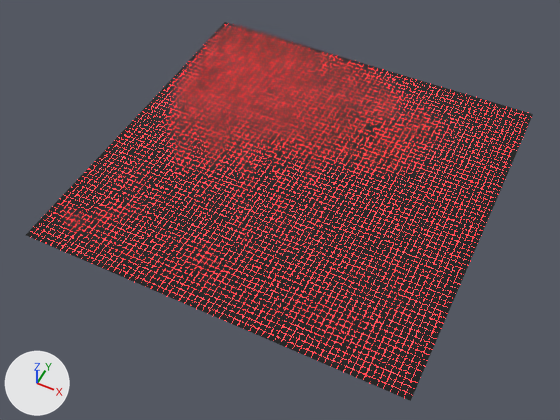
The glTF model public/gridPlane.glb, before and after one commit.
The view is the same before and after, from a 50 mm camera at (12.1, -26.3, 29.2) aimed at (0.2, -2.5, -0.5). The lights are fixed; the arrows at lower left show +X, +Y and +Z. Vertices at the same position are counted once.
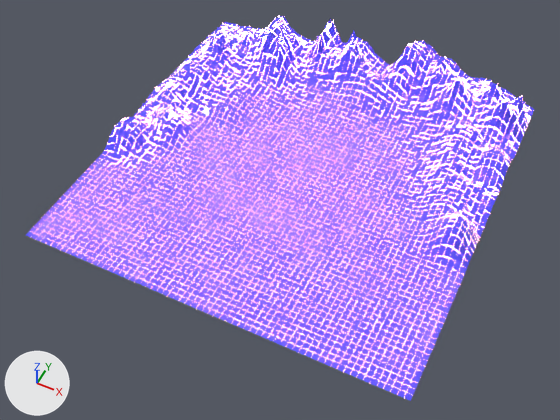
Pixel boxes (x1, y1, x2, y2) of what changed, in the pictures (560 x 420 px; the box of a moved part takes in the faces that stretch with it):
'Plane.002', recoloured, reshaped
    before: (26, 22, 533, 401)
    after: (26, 15, 535, 401)
part 1 of me_plane_005, moved or reshaped
    before: (102, 22, 533, 275)
    after: (102, 15, 535, 275)

Edits to the bpy script that builds the scene:
```text
Change mat_material_031:
    mat_material_031.base_color: (0.0, 0.0, 0.0) -> (0.0865, 0.0802, 1.0)  # black #000000 -> blue #5350ff
Change mat_material_033:
    mat_material_033.base_color: (1.0, 0.0331, 0.0452) -> (1.0, 0.704, 0.804)  # red #ff333c -> white #ffdae8
    mat_material_033.emission_color: (1.0, 0.0331, 0.0452) -> (1.0, 0.413, 0.485)  # red #ff333c -> pink #ffacb9
Change me_plane_005:
    used by ob_plane_002; location = (0.0, 0.0, 0.0)
    remove me_plane_005.from_pydata(...)  # 17424 vertices, 34322 faces; spans x -10.0..10.0, y -10.0..10.0, z 0.0
    add me_plane_005.from_pydata(...)  # 17424 vertices, 34322 faces; spans x -10.0..10.0, y -10.0..10.0, z 0.0..3.1
    me_plane_005 part 1: 7414 of 17424 vertices moved; they spanned x -10.0..10.0, y -3.6..10.0, z 0.0 and now span x -10.0..10.0, y -3.6..10.0, z 0.1..3.1; mean shift (0.0, 0.0, 1.0); largest move (2.7, 9.1, 0.0) -> (2.7, 9.1, 3.1)
```
